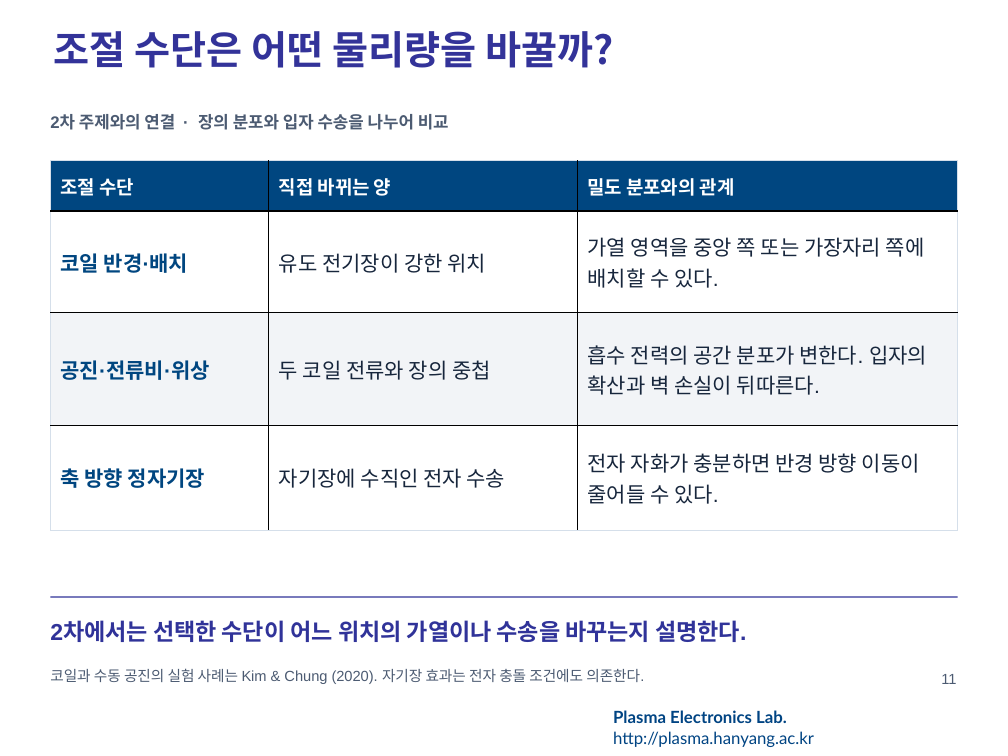
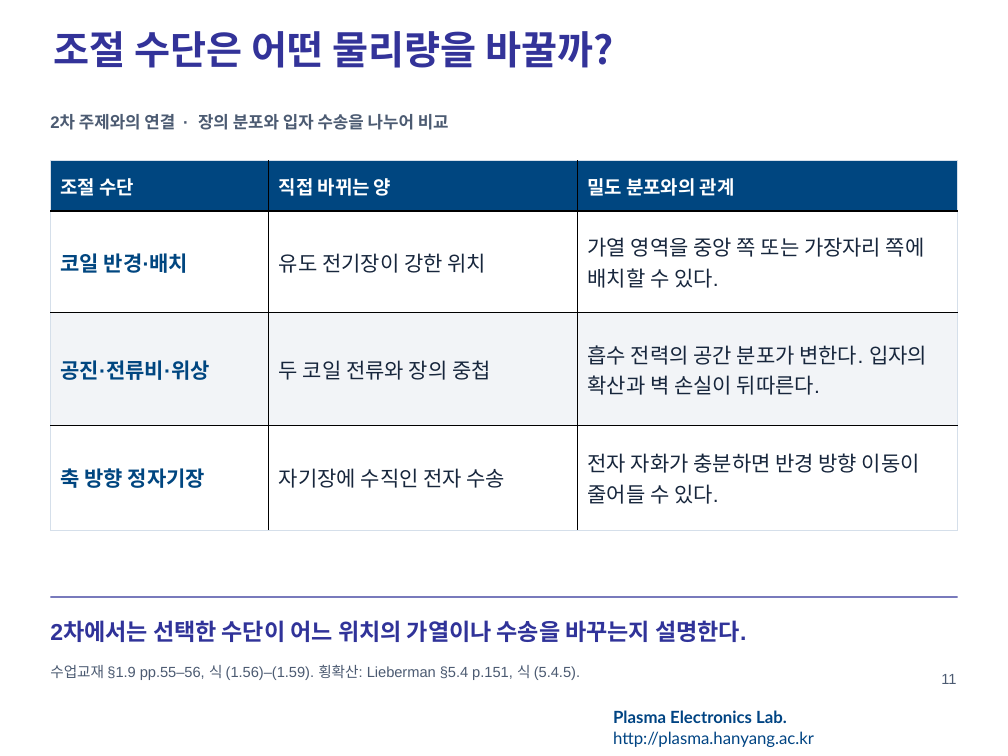
Before and after one commit to garlicjam-pyo/plasma, a slide deck: slide 11 of presentations/1차발표_이론배경판.pptx. Drawn at 1008x756 pixels with LibreOffice and Linux fonts; fonts in the diff are those of the drawing; background and template pictures are left out. Boxes give left, top, right and bottom in pixels: in the first picture for what was removed or moved away, otherwise in the second. Text is boxed around its words. In the diff, an @@ line names an element or a change of style, - is before the commit and + after.

```diff
--- a/presentations/1차발표_이론배경판.pptx
+++ b/presentations/1차발표_이론배경판.pptx
@@ text at [50, 664, 580, 680]: text changed @@
-코일과 수동 공진의 실험 사례는 Kim & Chung (2020). 자기장 효과는 전자 충돌 조건에도 의존한다.
+수업교재 §1.9 pp.55–56, 식 (1.56)–(1.59). 횡확산: Lieberman §5.4 p.151, 식 (5.4.5).
@@ text "수업교재 §1.9 pp.55–56, 식 (1.56)–(1.59). ..." at [50, 664, 580, 680]: vertical alignment middle to top @@
```
Also in this commit, not shown: 11 other slides changed, 1 other file.
